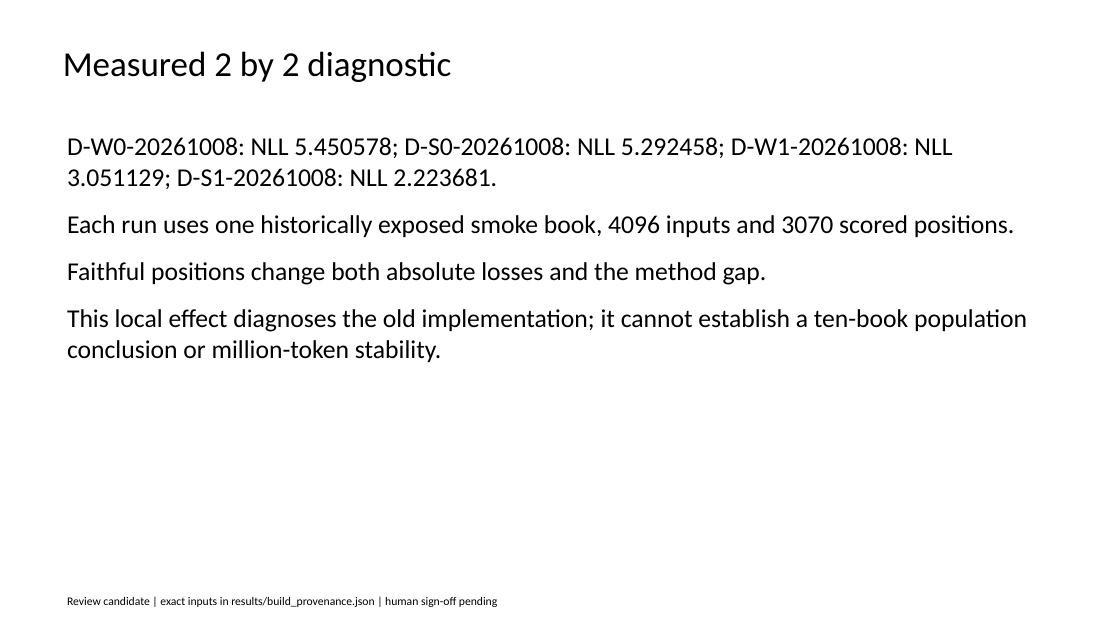
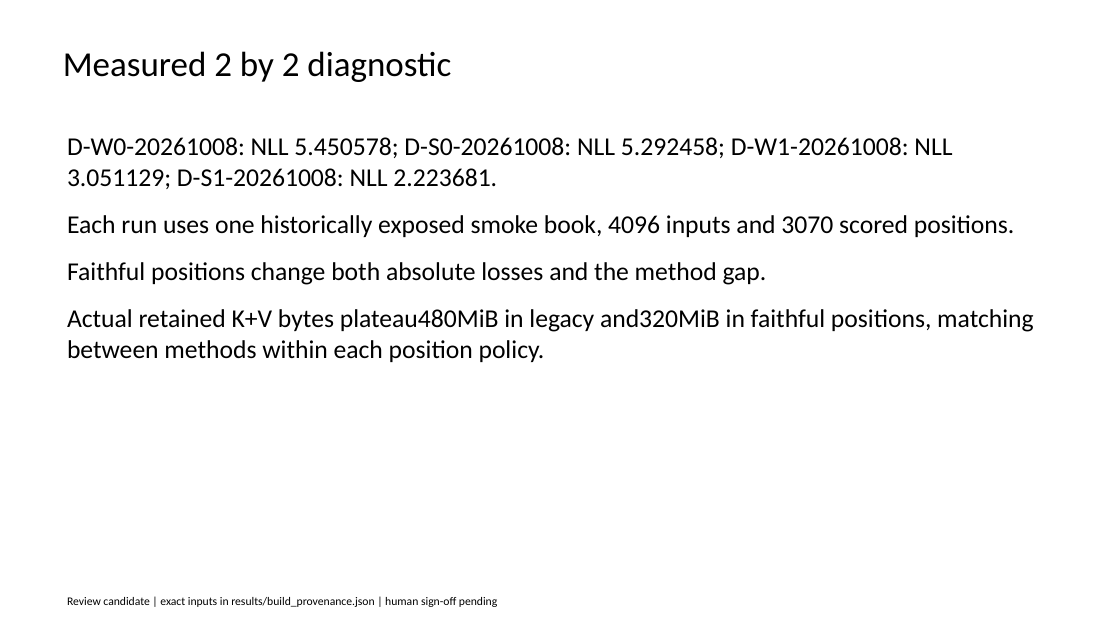
Before and after one commit to crycryout/CISC8006Project, a slide deck: slide 6 of presentation/defense_draft.pptx. Drawn at 1120x630 pixels with LibreOffice and Linux fonts; fonts in the diff are those of the drawing. Boxes give left, top, right and bottom in pixels: in the first picture for what was removed or moved away, otherwise in the second. Text is boxed around its words. In the diff, an @@ line names an element or a change of style, - is before the commit and + after.

```diff
--- a/presentation/defense_draft.pptx
+++ b/presentation/defense_draft.pptx
@@ text at [67, 309, 1033, 362]: text changed @@
-This local effect diagnoses the old implementation; it cannot establish a ten-book population conclusion or million-token stability.
+Actual retained K+V bytes plateau480MiB in legacy and320MiB in faithful positions, matching between methods within each position policy.
```
Also in this commit, not shown: 1 other slide changed, 53 other files.
